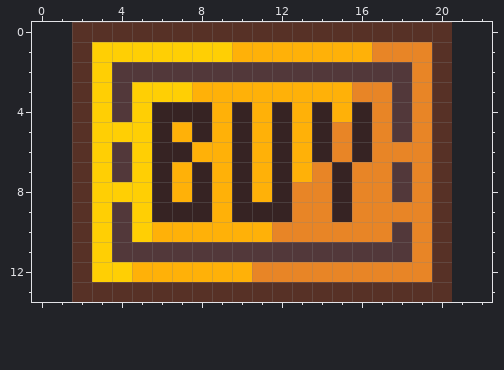
Two states of a pixel-art sprite, assets/images/meta/buy_button_hovered.png. This is how it looked before the edit.
The file is 95x70 pixels, drawn in blocks of 5x5; one block is one cell here. The old version is drawn lined up with the new one, on the new canvas.
Now the later version:
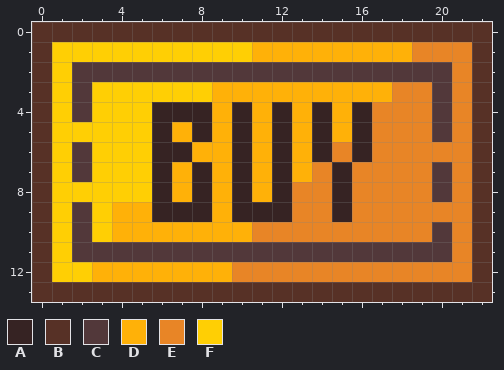
Palette (. is transparent): A #362323  B #573126  C #52383a  D #ffb108  E #e88526  F #ffcf04
The exact change:
canvas 19x14 -> 23x14, the old top-left corner now at 2,0
y 0: x 0..1 .. -> BB; x 21..22 .. -> BB
y 1: x 0..2 ..B -> BFF; x 10 D -> F; x 17..18 EE -> DD; x 20..22 B.. -> EEB
y 2: x 0..3 ..BF -> BFCC; x 19..22 EB.. -> CCEB
y 3: x 0..2 ..B -> BFC; x 4 C -> F; x 8 D -> F; x 16..18 EEC -> DDE; x 20..22 B.. -> CEB
y 4: x 0..2 ..B -> BFC; x 4 C -> F; x 18 C -> E; x 20..22 B.. -> CEB
y 5: x 0..2 ..B -> BFF; x 15 E -> D; x 18 C -> E; x 20..22 B.. -> CEB
y 6: x 0..2 ..B -> BFC; x 4 C -> F; x 20..22 B.. -> EEB
y 7: x 0..2 ..B -> BFC; x 4 C -> F; x 18 C -> E; x 20..22 B.. -> CEB
y 8: x 0..2 ..B -> BFF; x 18 C -> E; x 20..22 B.. -> CEB
y 9: x 0..2 ..B -> BFC; x 4..5 CF -> DD; x 20..22 B.. -> EEB
y 10: x 0..2 ..B -> BFC; x 4..5 CF -> DD; x 11 D -> E; x 18 C -> E; x 20..22 B.. -> CEB
y 11: x 0..3 ..BF -> BFCC; x 19..22 EB.. -> CCEB
y 12: x 0..4 ..BFF -> BFFDD; x 10 D -> E; x 20..22 B.. -> EEB
y 13: x 0..1 .. -> BB; x 21..22 .. -> BB
Boxes around the changes in both pictures, in picture pixels (x1, y1, x2, y2):
changed: (32, 22, 272, 302)
changed: (332, 22, 492, 302)
